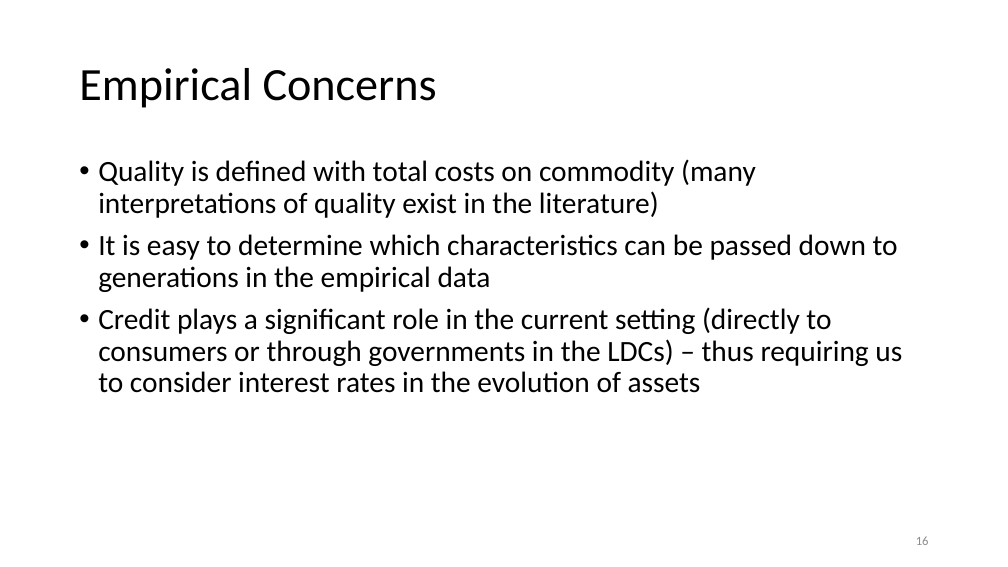
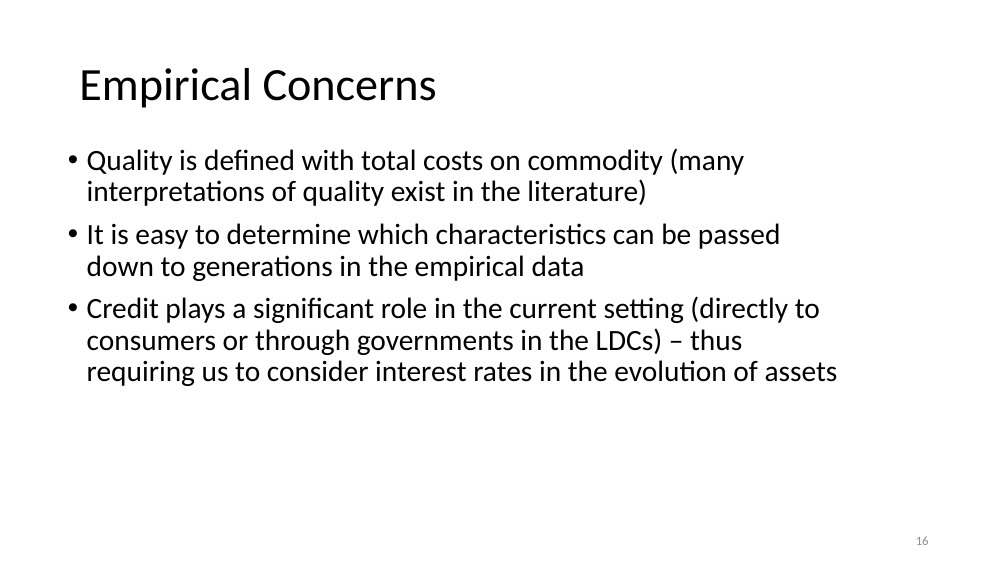
Before and after one commit to anuragr81/research, a slide deck: slide 16 of consumption/presentationFeb2020.pptx. Drawn at 1008x567 pixels with LibreOffice and Linux fonts; fonts in the diff are those of the drawing; background and template pictures are left out. Boxes give left, top, right and bottom in pixels: in the first picture for what was removed or moved away, otherwise in the second. Text is boxed around its words. In the diff, an @@ line names an element or a change of style, - is before the commit and + after.

```diff
--- a/consumption/presentationFeb2020.pptx
+++ b/consumption/presentationFeb2020.pptx
@@ text "Quality is defined with total ..." rewrapped from (x1=98, y1=159, x2=902, y2=393) to (x1=87, y1=148, x2=838, y2=386) @@
```
Also in this commit, not shown: 2 other slides changed, 1 other file.
